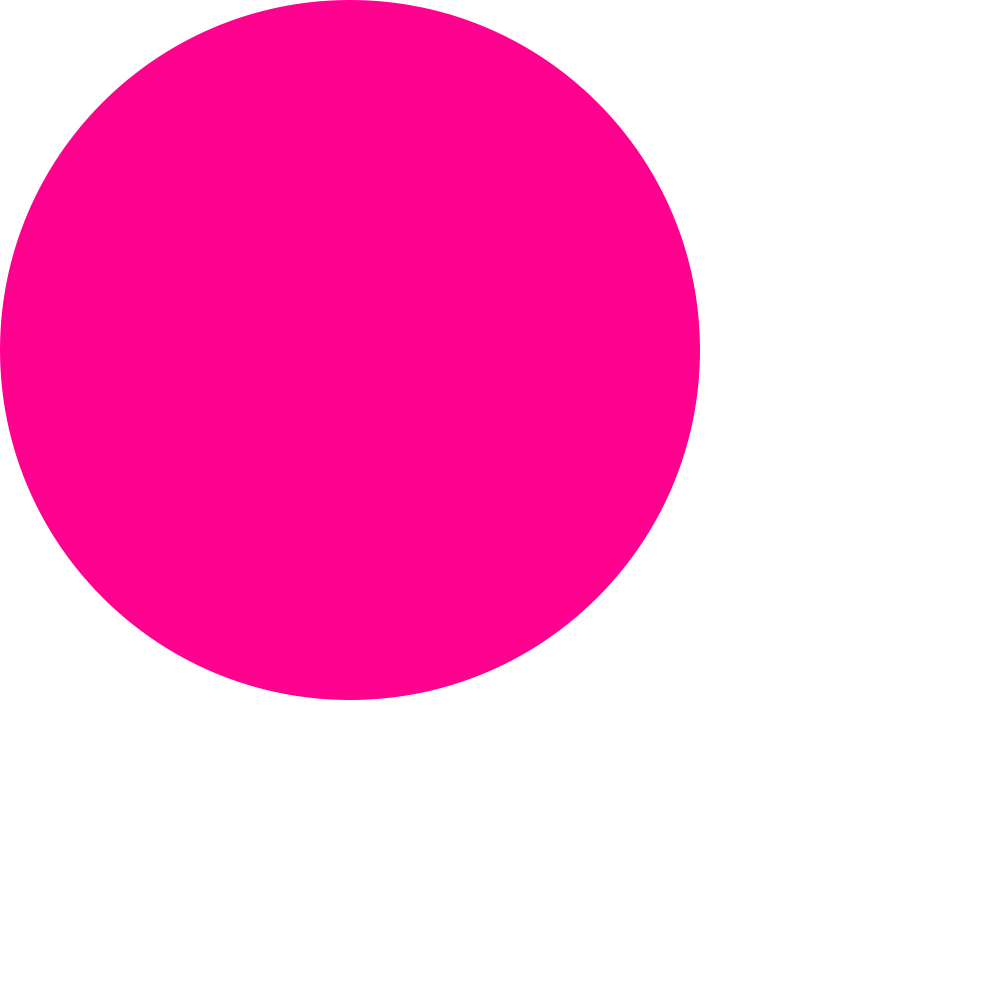
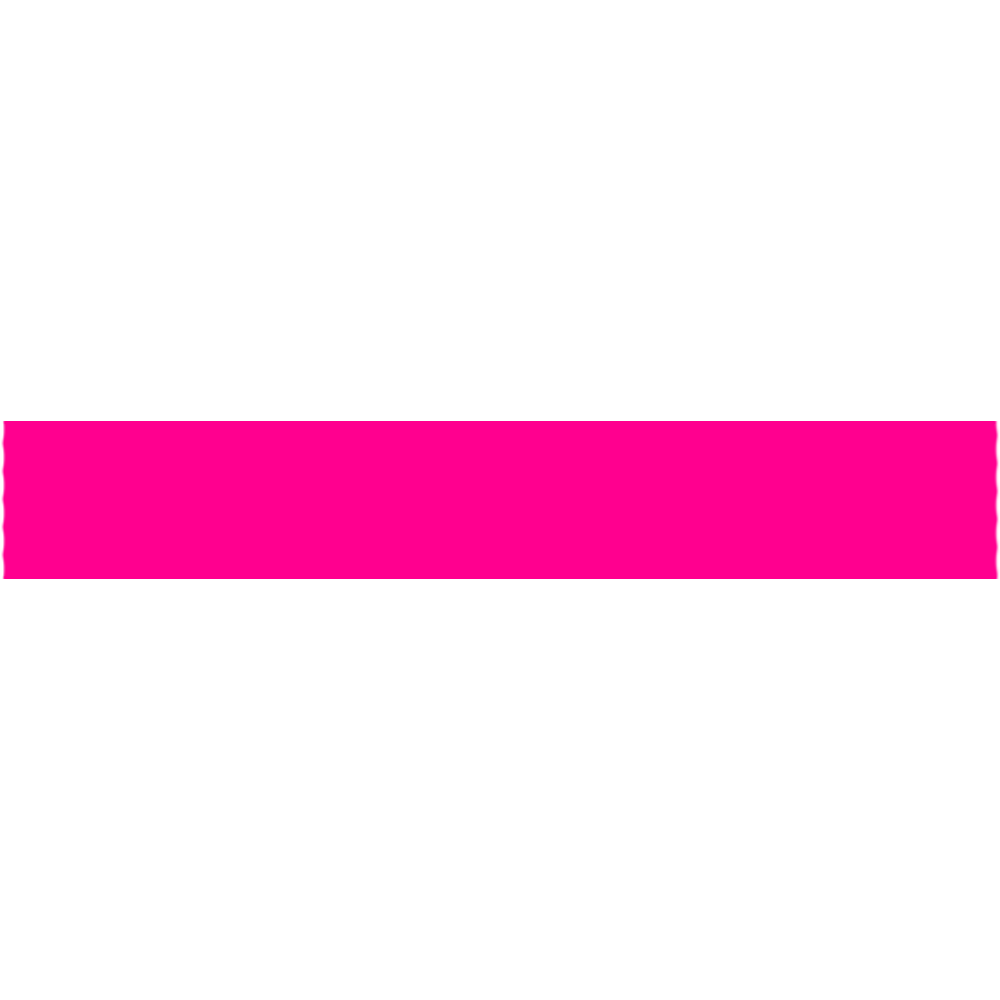
Layer changes from the first 1000x1000 image to the second:
renamed "レイヤー 1" to "StartLogo", hid it, painted on it over box(0, 0, 700, 700)
added layer "レイヤー 1" over box(1, 421, 1000, 579)
